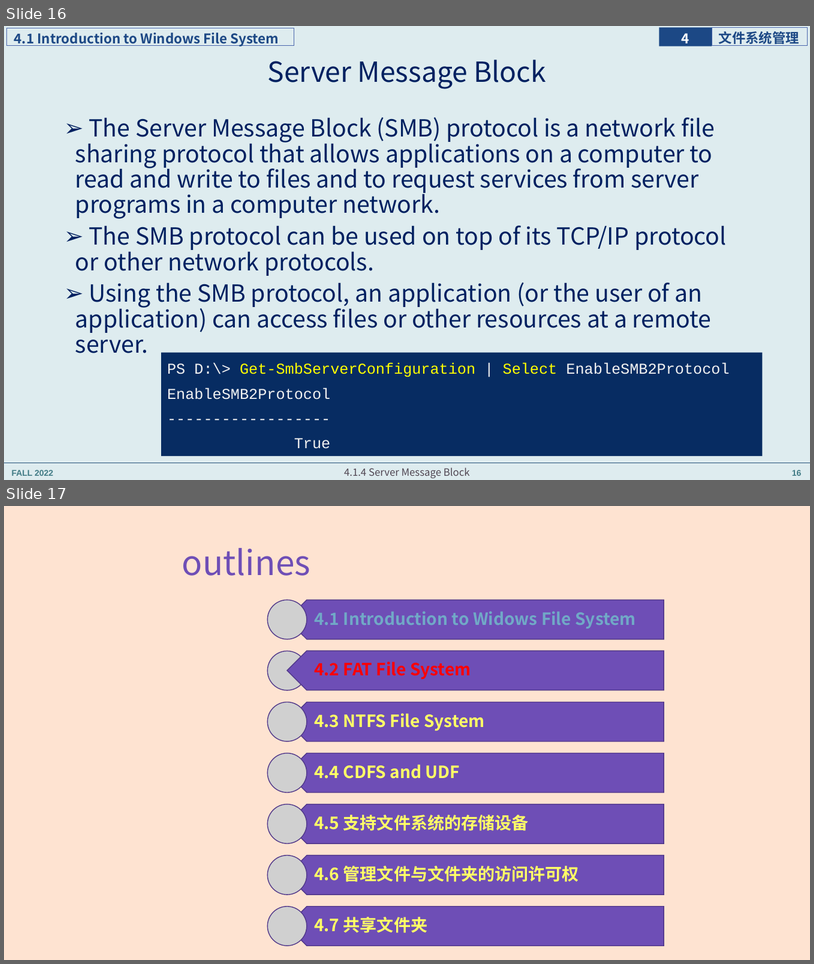
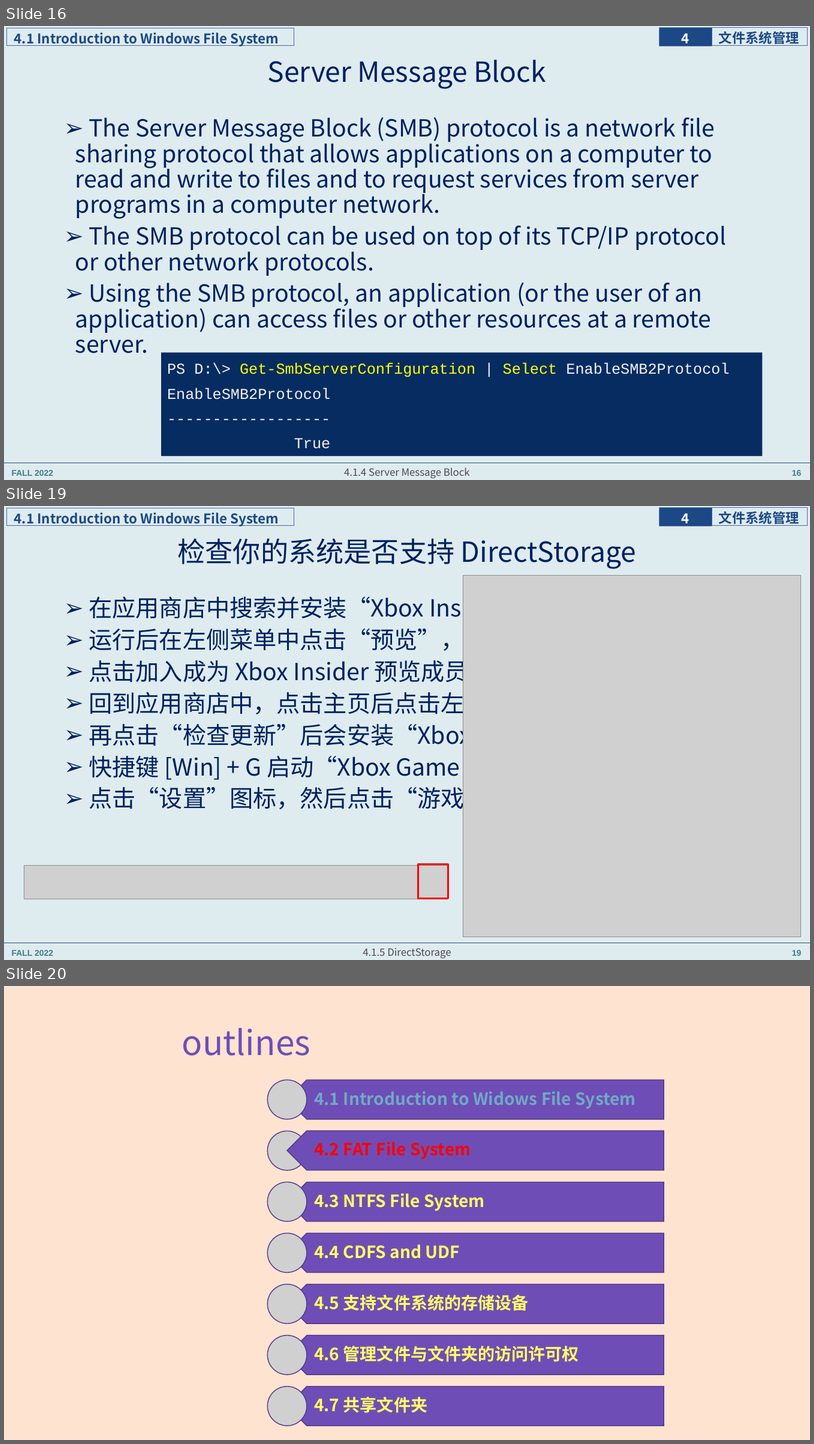
Before and after one commit to principleWindows/win-principle-2022, a slide deck: slides/instruction/principleWindows_4.pptx. Shown one above the other, each under a label of ours: slides 16 and 17 before the commit, slides 16, 19 and 20 after it; the slides between them are not shown. The pictures are 814x964 and 814x1444 pixels, drawn with LibreOffice and Linux fonts; fonts in the diff are those of the drawing; grey boxes stand for pictures. Boxes give left, top, right and bottom in pixels: in the first picture for what was removed or moved away, otherwise in the second. Text is boxed around its words. In the diff, an @@ line names an element or a change of style, - is before the commit and + after.

```diff
--- a/slides/instruction/principleWindows_4.pptx
+++ b/slides/instruction/principleWindows_4.pptx
@@ slide 19 added at [4, 506, 810, 960], background #DEECEF; not listed: 6 template elements that a slide beside it also shows @@
@@ title added at [177, 538, 637, 569], 33 pt, text #002060 @@
+检查你的系统是否支持 DirectStorage
@@ picture added at [464, 576, 802, 937] @@
@@ text added at [89, 592, 635, 813], 28 pt, text #002060 @@
+➢ 在应用商店中搜索并安装“Xbox Insider Hub”
+➢ 运行后在左侧菜单中点击“预览”，选取“Windows Gaming”
+➢ 点击加入成为 Xbox Insider 预览成员
+➢ 回到应用商店中，点击主页后点击左下角的“库”
+➢ 再点击“检查更新”后会安装“Xbox Game Bar”
+➢ 快捷键 [Win] + G 启动“Xbox Game Bar”
+➢ 点击“设置”图标，然后点击“游戏功能”
@@ picture added at [24, 865, 447, 899] @@
@@ rectangle added at [419, 864, 449, 898], outline #FF0000 2 pt @@
@@ text added at [363, 948, 451, 958], 12 pt, text #504652 @@
+4.1.5 DirectStorage
@@ what was slide 17 is now slide 20 @@
```
Also in this commit, not shown: 9 slides changed, 2 other slides added, 5 other files.
